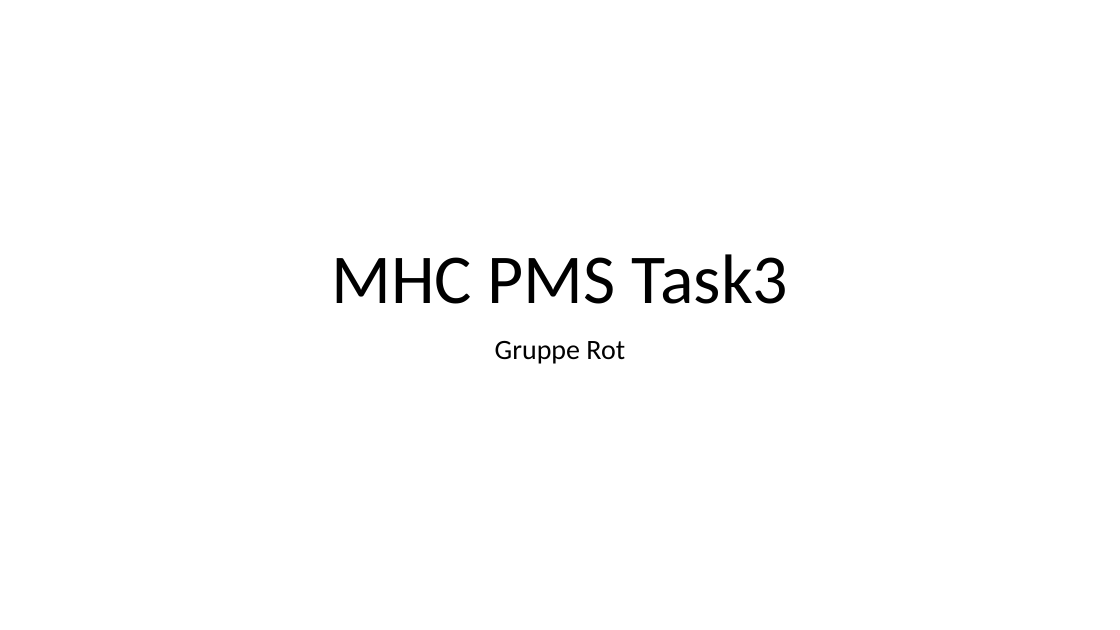
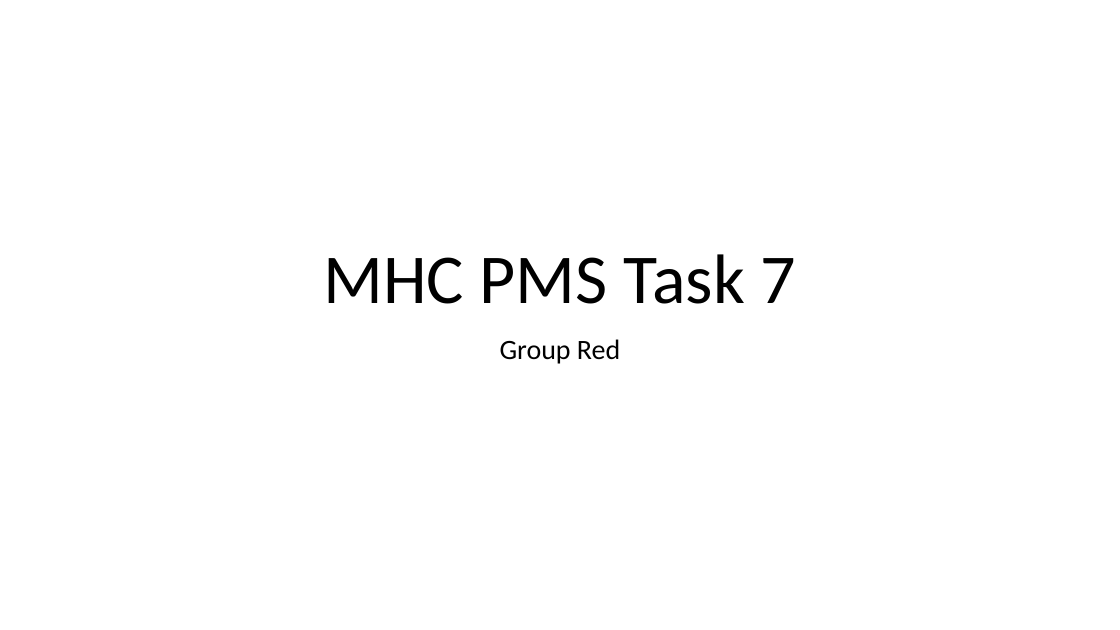
Before and after one commit to AdrianAulbach/CS1, a slide deck: slide 1 of docs/CS1/task07/Presentation_Task_7.pptx. Drawn at 1120x630 pixels with LibreOffice and Linux fonts; fonts in the diff are those of the drawing. Boxes give left, top, right and bottom in pixels: in the first picture for what was removed or moved away, otherwise in the second. Text is boxed around its words. In the diff, an @@ line names an element or a change of style, - is before the commit and + after.

```diff
--- a/docs/CS1/task07/Presentation_Task_7.pptx
+++ b/docs/CS1/task07/Presentation_Task_7.pptx
@@ title at [323, 254, 796, 304]: text changed @@
-MHC PMS Task3
+MHC PMS Task 7
@@ subtitle at [500, 339, 620, 364]: text changed @@
-Gruppe Rot
+Group Red
```
Also in this commit, not shown: 2 other slides changed, 7 slides added, 2 slides removed, 3 other files.
